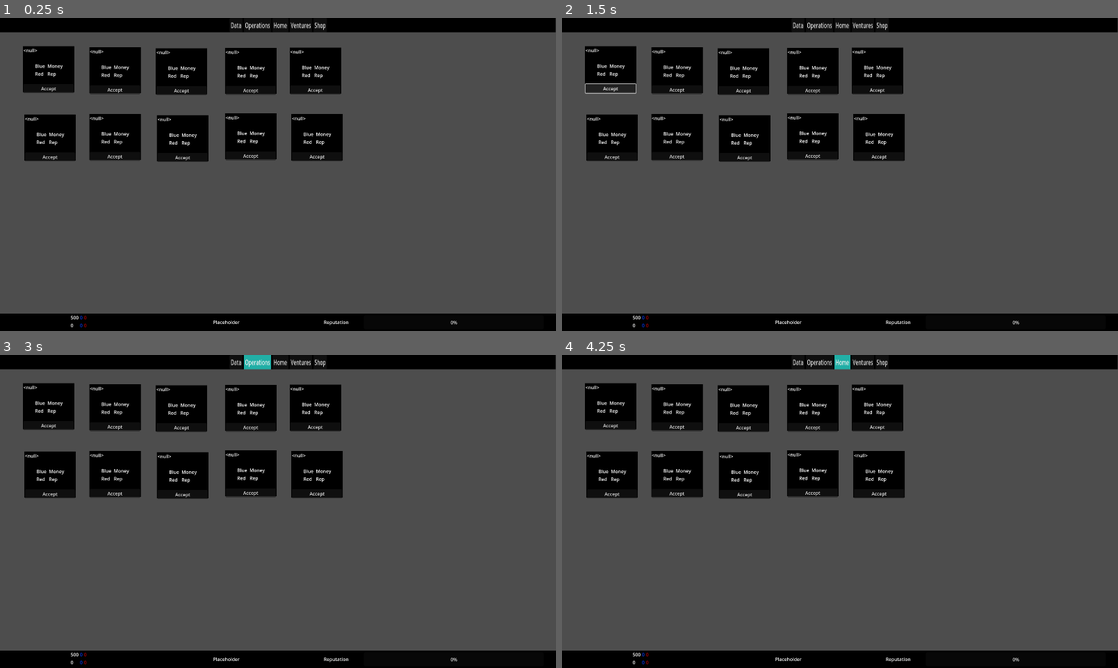
Above: before the commit, frames 1-4 (two rows, left to right).
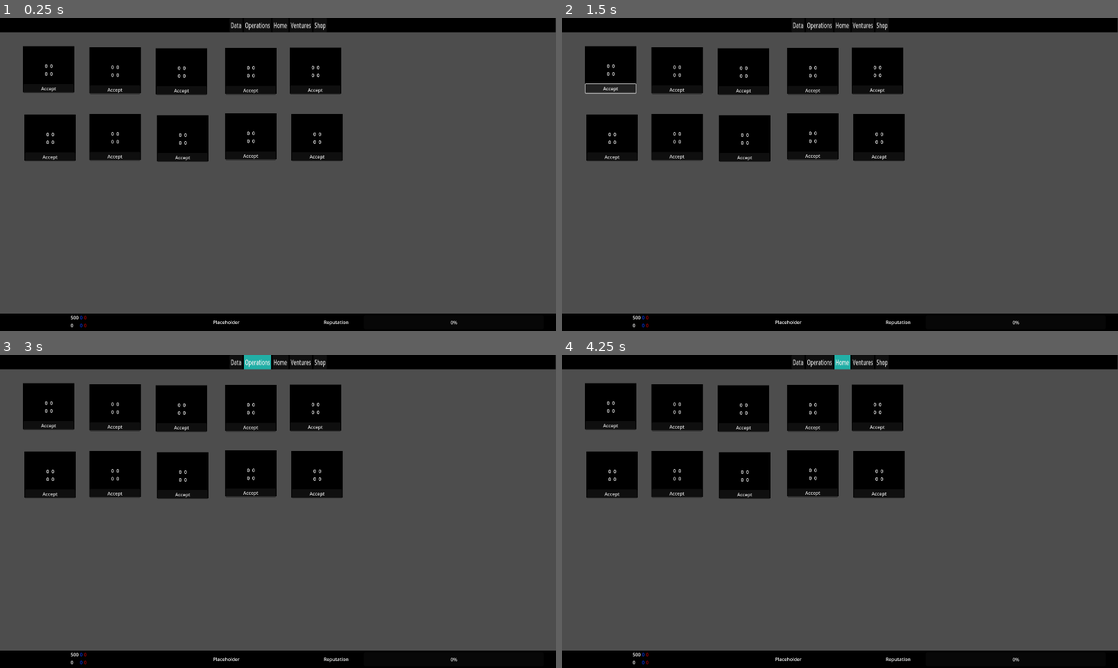
Above: after the commit, the same moments.

Repository: worrall1/PrivacyGame
Game: Godot game, scene res://Data.tscn
Two runs of this game, one before a commit and one after it. Both use one fixed random seed, a clock stepped at 60 frames per second and the inputs below. The project has no main scene, so this scene is started directly.
Inputs:
- Up to frame 1 (0.25 s): no input
- Up to frame 2 (1.5 s): click "Data" at 0.5 s; click "Accept" at 1.25 s
- Up to frame 3 (3 s): click "Accept" at 2 s; click "Operations" at 2.75 s
- Up to frame 4 (4.25 s): click "Home" at 3.5 s

The runs differ from the first frame. In frame 1, 0.9% of the frame differs, in the area x 4-60%, y 9-41%; in frame 2, 0.9%; in frame 3, 0.9%; in frame 4, 0.9%.
Error before the commit: Invalid assignment of property or key 'text' with value of type 'Nil' on a base object of type 'Label'. (res://DataOffer.gd:12)
Error after the commit: Invalid assignment of property or key 'text' with value of type 'String' on a base object of type 'null instance'. (res://BottomBar.gd:17)

Commit message:
Minor Data Offer Functionality

Diff:
--- a/DataOffer.gd
+++ b/DataOffer.gd
@@ -1,24 +1,24 @@
 extends NinePatchRect
 
-var title
-var blueData
-var redData
-var money
-var rep
-var label
+var title = ""
+var blueData = 0
+var redData = 0
+var money = 0
+var rep = 0
+var label = ""
 
 # Called when the node enters the scene tree for the first time.
 func _ready():
 	get_node("VBoxContainer/Title").text = title
 	get_node("VBoxContainer/Label").text = label
-	get_node("VBoxContainer/HBoxContainer/VBoxContainer/RedDataCost").text = redData
-	get_node("VBoxContainer/HBoxContainer/VBoxContainer/BlueDataCost").text = blueData
-	get_node("VBoxContainer/HBoxContainer/VBoxContainer/Money").text = money
-	get_node("VBoxContainer/HBoxContainer/VBoxContainer/Rep").text = rep
+	get_node("VBoxContainer/HBoxContainer/VBoxContainer/RedDataCost").text = str(redData)
+	get_node("VBoxContainer/HBoxContainer/VBoxContainer/BlueDataCost").text = str(blueData)
+	get_node("VBoxContainer/HBoxContainer/VBoxContainer2/Money").text = str(money)
+	get_node("VBoxContainer/HBoxContainer/VBoxContainer2/Rep").text = str(rep)
 	pass # Replace with function body.
 
 # Called every frame. 'delta' is the elapsed time since the previous frame.
-func _process(delta):
+func _process(_delta):
 	pass
 
 func _on_button_pressed():
@@ -27,3 +27,18 @@
 	Globals.money -= money
 	Globals.reputation -= rep
 	pass # Replace with function body.
+
+func set_values(newTitle, newBlueData, newRedData, newMoney, newRep, newLabel):
+	title = newTitle
+	blueData = newBlueData
+	redData = newRedData
+	money = newMoney
+	rep = newRep
+	label = newLabel
+	get_node("VBoxContainer/Title").text = title
+	get_node("VBoxContainer/Label").text = label
+	get_node("VBoxContainer/HBoxContainer/VBoxContainer/RedDataCost").text = redData
+	get_node("VBoxContainer/HBoxContainer/VBoxContainer/BlueDataCost").text = blueData
+	get_node("VBoxContainer/HBoxContainer/VBoxContainer/Money").text = money
+	get_node("VBoxContainer/HBoxContainer/VBoxContainer/Rep").text = rep
+	pass
--- /dev/null
+++ b/DataOfferRepo.gd
@@ -0,0 +1,92 @@
+extends Node
+
+#cannot make an offer struct so I'm doing it in the horrendously inefficient and annoying way but it's in it's own script so you never have to look at it.
+
+var taken1
+var title1
+var blueData1
+var redData1
+var money1
+var rep1
+var label1
+
+#offer2
+var taken2
+var title2
+var blueData2
+var redData2
+var money2
+var rep2
+var label2
+
+#offer3
+var taken3
+var title3
+var blueData3
+var redData3
+var money3
+var rep3
+var label3
+
+#offer4
+var taken4
+var title4
+var blueData4
+var redData4
+var money4
+var rep4
+var label4
+
+#offer5
+var taken5
+var title5
+var blueData5
+var redData5
+var money5
+var rep5
+var label5
+
+#offer6
+var taken6
+var title6
+var blueData6
+var redData6
+var money6
+var rep6
+var label6
+
+#offer7
+var taken7
+var title7
+var blueData7
+var redData7
+var money7
+var rep7
+var label7
+
+#offer8
+var taken8
+var title8
+var blueData8
+var redData8
+var money8
+var rep8
+var label8
+
+#offer9
+var taken9
+var title9
+var blueData9
+var redData9
+var money9
+var rep9
+var label9
+
+#offer10
+var taken10
+var title10
+var blueData10
+var redData10
+var money10
+var rep10
+var label10
--- a/DataScreen.gd
+++ b/DataScreen.gd
@@ -3,6 +3,9 @@
 
 # Called when the node enters the scene tree for the first time.
 func _ready():
+	#var node = get_node("NinePatchRect")
+	#var script = node.get_script()
+	#script.setValues("node", 1, 1, 1, 1, "Node")
 	pass # Replace with function body.
 
 
